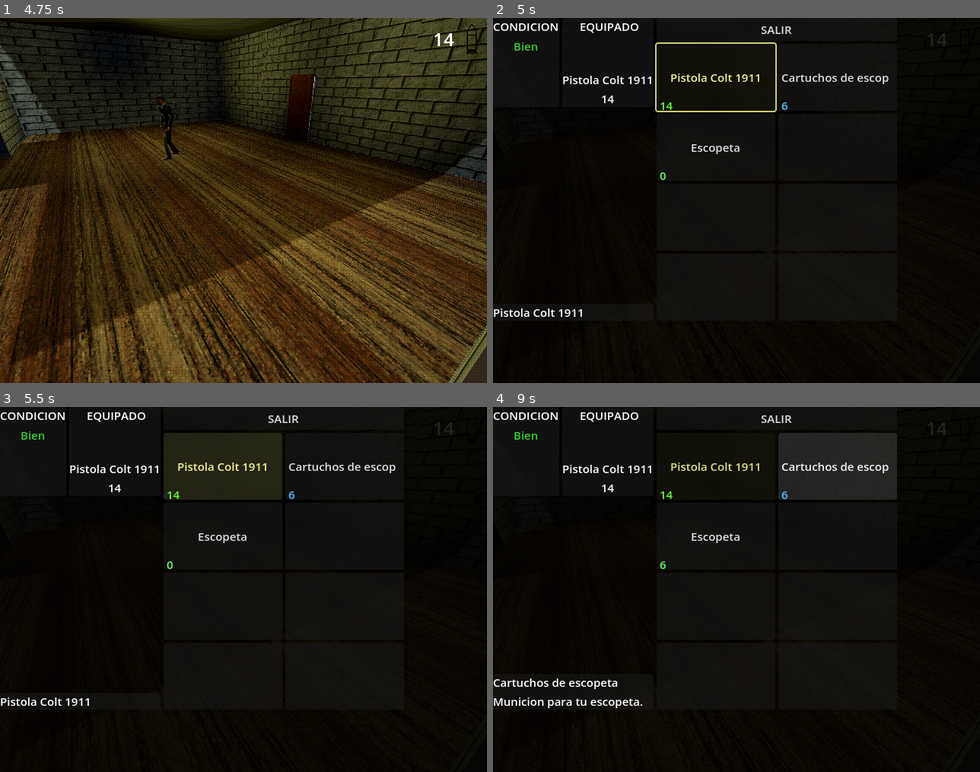
Above: before the commit, frames 1-4 (two rows, left to right).
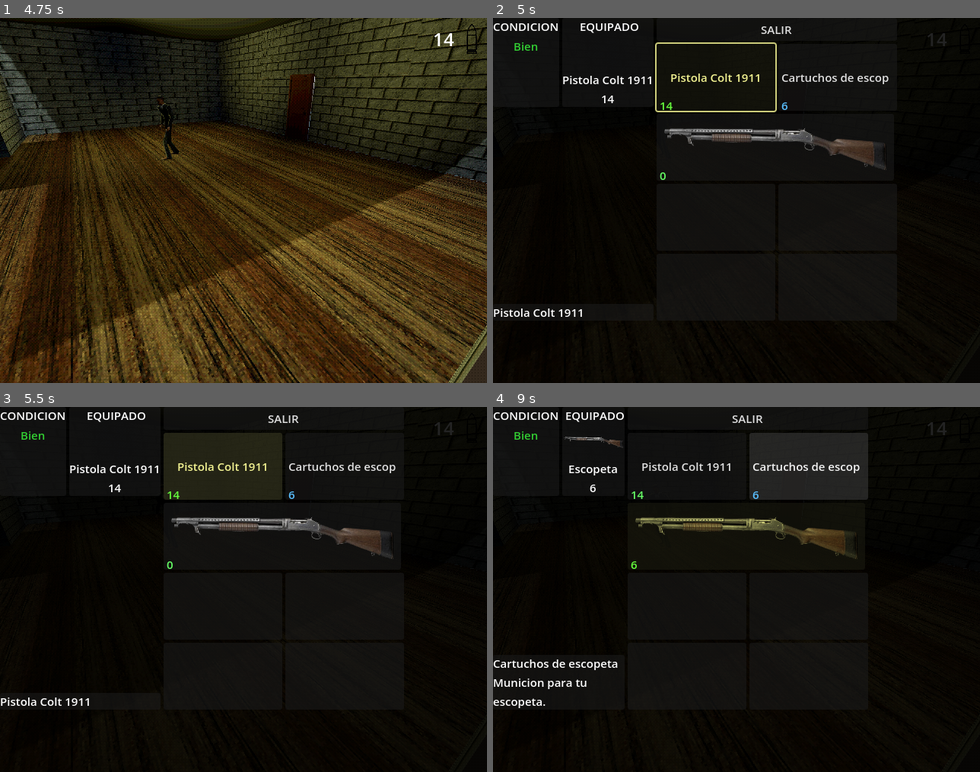
Above: after the commit, the same moments.

Repository: lorenscarano/PSX-Survival-Horror-Game-Godot-
Game: Godot game, scene res://Escenas/main_menu.tscn
Two runs of this game, one before a commit and one after it. Both use one fixed random seed, a clock stepped at 60 frames per second and the inputs below.
Inputs (mouse positions are in pixels of both pictures, inside the frame that each line leads up to):
- Up to frame 1 (4.75 s): click "Play" at 0.5 s; tap Enter at 1.25 s; move the mouse to (350, 182) at 1.27 s; hold D (turn_right) 1.28-2.03 s; hold Right mouse button (aim) 1.28-2.03 s; click (350, 182) at 1.42 s; move the mouse to (146, 218) at 2.02 s; hold S (move_backward) 2.03-2.78 s; tap E (interact) at 2.1 s; click (146, 218) at 2.17 s; tap Space at 2.75 s; move the mouse to (292, 120) at 2.77 s; hold D (turn_right) 2.78-3.53 s; tap Q (quick_turn) at 2.85 s; click (292, 120) at 2.92 s; move the mouse to (219, 273) at 3.52 s; hold W (move_forward) 3.53-4.28 s; tap Shift (run) at 3.6 s; click (219, 273) at 3.67 s; move the mouse to (389, 255) at 4.27 s; hold A (turn_left) from 4.28 s (still down); click (389, 255) at 4.35 s
- Up to frame 2 (5 s): keep holding A (turn_left); tap Tab (inventory) at 4.9 s
- Up to frame 3 (5.5 s): release A (turn_left) at 5 s; click "Pistola Colt 1911" at 5 s
- Up to frame 4 (9 s): click "Cartuchos de escopeta" at 5.75 s; click (717, 534) at 6.5 s, where only the run before the commit has a clickable "Escopeta"; click "Pistola Colt 1911" at 7.25 s; click (775, 534) at 8 s, where only the run after the commit has a clickable "6"; click "Cartuchos de escopeta" at 8.75 s

Frame 1 is identical in both runs. In frame 2, 1.6% of the frame differs, in the area x 35-81%, y 30-42%; in frame 3, 1.6%; in frame 4, 6.1%, in the area x 0-83%, y 1-83%.

Commit message:
Improve inventory UI with 2 slots items and finish shotgun implementation

Diff:
--- a/Escenas/demo.tscn
+++ b/Escenas/demo.tscn
@@ -16,6 +16,7 @@
 [ext_resource type="Resource" uid="uid://dpge7aeep6fi5" path="res://Items/vendaje.tres" id="12_bqv3q"]
 [ext_resource type="Resource" uid="uid://bfd2a44wkj07g" path="res://Items/llave_roja.tres" id="13_yjer5"]
 [ext_resource type="PackedScene" uid="uid://b5hxamah77agt" path="res://FreeModels/low-poly-wooden-desk-chair-psx-style/source/wooden chair and desk and book psx.glb" id="14_36t3q"]
+[ext_resource type="Texture2D" uid="uid://cwjm7lthscbbq" path="res://FreeModels/ammo-boxespsx/textures/9Cal.png" id="14_ojs4r"]
 [ext_resource type="PackedScene" uid="uid://cahqs105ha4ed" path="res://Escenas/door.tscn" id="15_6umr1"]
 [ext_resource type="Script" uid="uid://dx3uk1sy0ccn3" path="res://Scripts/exit_zone.gd" id="16_58u0s"]
 
@@ -51,6 +52,9 @@
 [sub_resource type="BoxShape3D" id="BoxShape3D_0ru8o"]
 size = Vector3(1.8184204, 5.57251, 1)
 
+[sub_resource type="StandardMaterial3D" id="StandardMaterial3D_csj6g"]
+albedo_texture = ExtResource("14_ojs4r")
+
 [sub_resource type="StandardMaterial3D" id="StandardMaterial3D_qbtlw"]
 albedo_color = Color(1, 0.5023, 0.43550968, 1)
 
@@ -694,6 +698,9 @@
 
 [node name="CollisionShape3D" parent="Items/PickupAmmo" index="0" unique_id=907386678]
 transform = Transform3D(1, 0, 0, 0, 1, 0, 0, 0, 1, 0.19834423, 0.17105031, 0.09810591)
+
+[node name="9Cal" parent="Items/PickupAmmo" index="2" unique_id=2003866201]
+surface_material_override/0 = SubResource("StandardMaterial3D_csj6g")
 
 [node name="MeshInstance3D" parent="Items/PickupAmmo" index="3" unique_id=14542848]
 visible = false
--- a/Player/player.gd
+++ b/Player/player.gd
@@ -325,7 +325,7 @@
 	move_and_slide()
 
 
-func _unhandled_input(event: InputEvent) -> void:
+func _unhandled_input(_event: InputEvent) -> void:
 	if is_dead:
 		return
 	if Input.is_action_just_pressed("quick_turn") and not is_quick_turning:
--- a/Scripts/Combat/Weapons/escopeta_item.tres
+++ b/Scripts/Combat/Weapons/escopeta_item.tres
@@ -1,6 +1,7 @@
 [gd_resource type="Resource" script_class="ItemData" format=3 uid="uid://daktcheh4q4nc"]
 
 [ext_resource type="Script" uid="uid://ck3hexymsvk4k" path="res://Scripts/item_data.gd" id="1_l7nq7"]
+[ext_resource type="Texture2D" uid="uid://bsetcll7x2kdi" path="res://Scripts/Combat/Iconos/icono_escopeta.png" id="1_mcice"]
 [ext_resource type="Resource" uid="uid://buvtylgg2q007" path="res://Scripts/Combat/Weapons/escopeta.tres" id="2_mxqde"]
 
 [resource]
@@ -12,4 +13,5 @@
 key_id = "0"
 weapon = ExtResource("2_mxqde")
 slot_size = 2
+icon = ExtResource("1_mcice")
 metadata/_custom_type_script = "uid://ck3hexymsvk4k"
--- a/Scripts/inventory_menu.gd
+++ b/Scripts/inventory_menu.gd
@@ -6,6 +6,7 @@
 
 var player: Player
 var slot_buttons: Array[Button] = []
+var slot_rows: Array[HBoxContainer] = []
 var is_open := false
 var last_slot := 0
 
@@ -19,21 +20,36 @@
 func _ready() -> void:
 		process_mode = Node.PROCESS_MODE_ALWAYS
 		visible = false
-		for i in Inventory.SLOT_COUNT:
-			var b := Button.new()
-			b.custom_minimum_size = SLOT_SIZE
-			b.clip_text = true
-			b.expand_icon = true
-			b.icon_alignment = HORIZONTAL_ALIGNMENT_CENTER
-			b.focus_entered.connect(_on_slot_focused.bind(i))
-			b.pressed.connect(_on_slot_pressed.bind(i))
-			var count := Label.new()
-			count.name = "Cantidad"
-			count.position = Vector2(4, SLOT_SIZE.y -18)
-			count.mouse_filter = Control.MOUSE_FILTER_IGNORE
-			b.add_child(count)
-			grid.add_child(b)
-			slot_buttons.append(b)
+
+		grid.columns = 1
+
+		for row_index in 4:
+			var row := HBoxContainer.new()
+			row.custom_minimum_size.y = SLOT_SIZE.y
+			row.size_flags_horizontal = Control.SIZE_SHRINK_BEGIN
+			grid.add_child(row)
+			slot_rows.append(row)
+
+			for col_index in 2:
+				var i := row_index * 2 + col_index
+
+				var b := Button.new()
+				b.custom_minimum_size = SLOT_SIZE
+				b.clip_text = true
+				b.expand_icon = true
+				b.icon_alignment = HORIZONTAL_ALIGNMENT_CENTER
+				b.focus_entered.connect(_on_slot_focused.bind(i))
+				b.pressed.connect(_on_slot_pressed.bind(i))
+
+				var count := Label.new()
+				count.name = "Cantidad"
+				count.position = Vector2(4, SLOT_SIZE.y -18)
+				count.mouse_filter = Control.MOUSE_FILTER_IGNORE
+				b.add_child(count)
+
+				row.add_child(b)
+				slot_buttons.append(b)
+
 		exit_button.pressed.connect(close)
 
 func _input(event: InputEvent) -> void:
@@ -51,15 +67,24 @@
 	if not player.inventory.changed.is_connected(refresh):
 		player.inventory.changed.connect(refresh)
 	var inv := player.inventory
+	for b in slot_buttons:
+		b.visible = true
+		b.custom_minimum_size = SLOT_SIZE
 	for i in Inventory.SLOT_COUNT:
 		var b := slot_buttons[i]
 		var count_label := b.get_node("Cantidad") as Label
 		var it := inv.items[i]
 		b.modulate = Color.WHITE
+		b.visible = true
+		b.custom_minimum_size = SLOT_SIZE
+
 		if it == null:
 			b.icon = null
 			b.text = ""
 			count_label.text = ""
+			if inv.reserved_by[i] != -1:
+				b.visible = false
+
 			continue
 		b.icon = it.icon
 		b.text = "" if it.icon != null else it.nombre
@@ -75,6 +100,12 @@
 				count_label.text = ""
 		if i == player.equipped_slot:
 			b.modulate = Color(1.0,1.0,0.6)
+
+		if it.slot_size == 2:
+			b.custom_minimum_size = Vector2(SLOT_SIZE.x * 2, SLOT_SIZE.y)
+			if i + 1 < Inventory.SLOT_COUNT:
+				slot_buttons[i + 1].visible = false
+
 	equip_icon.texture = null
 	equip_label.text = "-"
 	if player.equipped_slot >= 0:
Not shown, changed: FreeModels/ammo-boxespsx/textures/9cal.png.import
Binary file added: Scripts/Combat/Iconos/icono_escopeta.png
Not shown, added: Scripts/Combat/Iconos/icono_escopeta.png.import
Not shown, added: FreeModels/m1897 shotgun.zip
